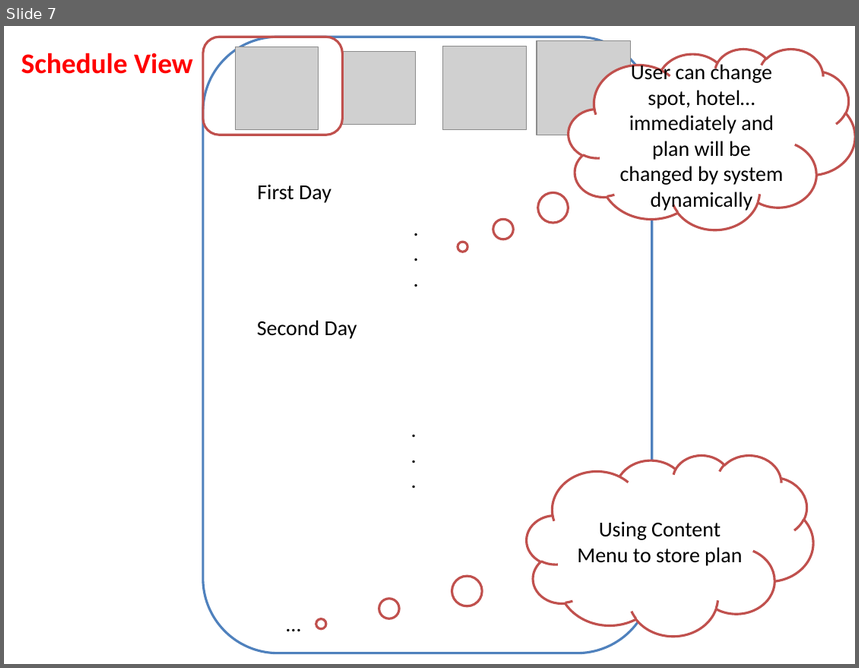
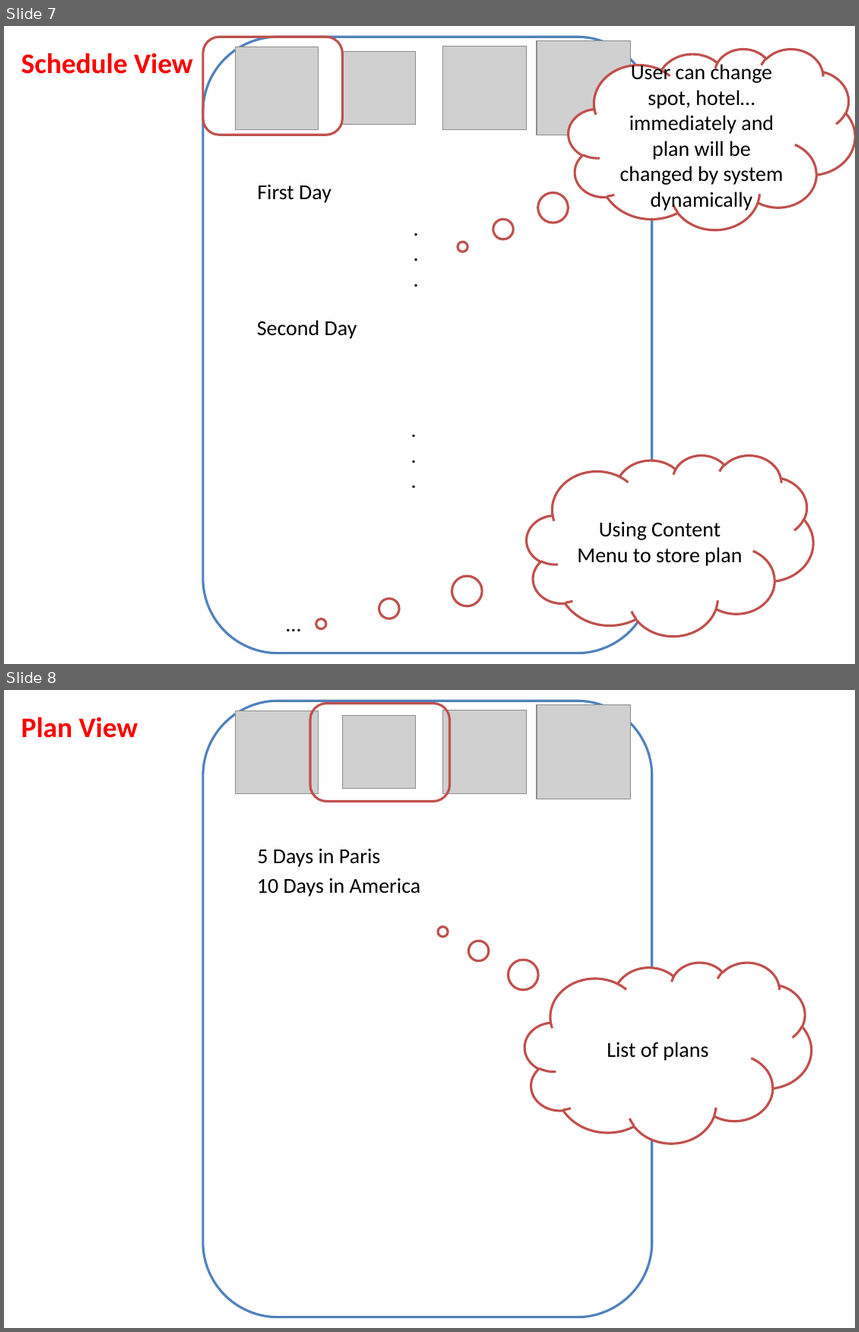
Before and after one commit to samuelhsin/TravelAgent, a slide deck: doc/TAv1.0 UI wireframe.pptx. Shown one above the other, each under a label of ours: slide 7 before the commit, slides 7 and 8 after it. The pictures are 859x668 and 859x1332 pixels, drawn with LibreOffice and Linux fonts; fonts in the diff are those of the drawing; grey boxes stand for pictures. Boxes give left, top, right and bottom in pixels: in the first picture for what was removed or moved away, otherwise in the second. Text is boxed around its words. In the diff, an @@ line names an element or a change of style, - is before the commit and + after.

```diff
--- a/doc/TAv1.0 UI wireframe.pptx
+++ b/doc/TAv1.0 UI wireframe.pptx
@@ slide 8 added at [4,690,855,1328], background #FFFFFF @@
@@ rounded rectangle added at [203,701,652,1317], fill #FFFFFF, outline #4F81BD 2 pt @@
@@ picture added at [236,711,319,795] @@
@@ rounded rectangle added at [310,704,450,802], outline #C0504D 2 pt @@
@@ picture added at [443,711,527,794] @@
@@ picture added at [537,705,630,799] @@
@@ text added at [21,717,139,738], 24 pt, text #FF0000, bold @@
+Plan View
@@ picture added at [343,716,416,789] @@
@@ text added at [257,848,380,867], 18 pt, text #000000 @@
+5 Days in Paris
@@ text added at [257,878,421,897], 18 pt, text #000000 @@
+10 Days in America
@@ thought cloud added at [525,962,812,1144], fill #FFFFFF, outline #C0504D 2 pt, 18 pt, text #000000 @@
+List of plans
```
Also in this commit, not shown: 3 other slides added, 6 other files.
